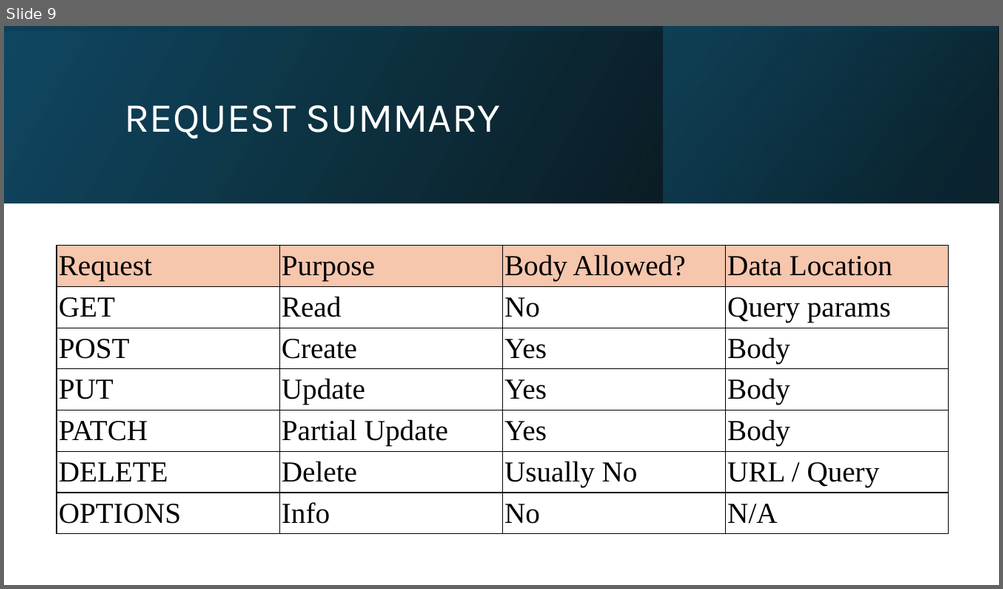
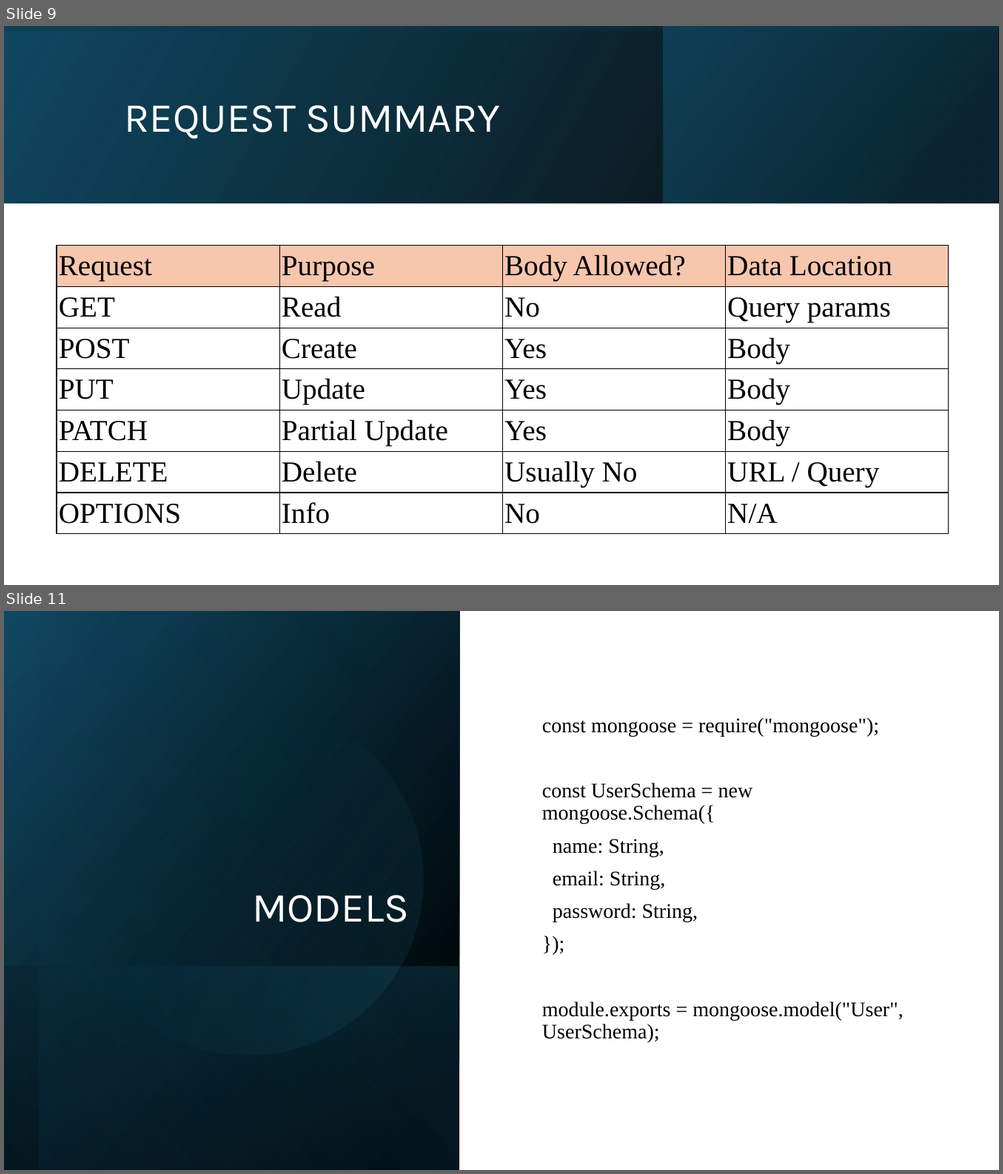
Before and after one commit to adarshrwl/Squarelabs_class, a slide deck: pdf/Requests.pptx. Shown one above the other, each under a label of ours: slide 9 before the commit, slides 9 and 11 after it; the slides between them are not shown. The pictures are 1003x589 and 1003x1174 pixels, drawn with LibreOffice and Linux fonts; fonts in the diff are those of the drawing. Boxes give left, top, right and bottom in pixels: in the first picture for what was removed or moved away, otherwise in the second. Text is boxed around its words. In the diff, an @@ line names an element or a change of style, - is before the commit and + after.

```diff
--- a/pdf/Requests.pptx
+++ b/pdf/Requests.pptx
@@ slide 11 added at box(4, 611, 999, 1170), background #FFFFFF @@
@@ rectangle added at box(4, 611, 459, 1170), fill gradient #000000 to #104862 @@
@@ rectangle added at box(40, 611, 460, 1170), fill gradient #000000 to #156082 @@
@@ ellipse added at box(40, 671, 455, 1087), fill gradient #156082 to #46B1E1 @@
@@ text added at box(542, 718, 902, 1043), 20 pt, text #000000 @@
+const mongoose = require("mongoose");
+const UserSchema = new mongoose.Schema({
+name: String,
+email: String,
+password: String,
+});
+module.exports = mongoose.model("User", UserSchema);
@@ title added at box(252, 895, 409, 923), 40 pt, text #FFFFFF @@
+MODELS
@@ rectangle added at box(4, 966, 458, 1170), fill gradient #156082 to #000000 @@
```
Also in this commit, not shown: 3 other slides added, 1 slide removed, 8 other files.
